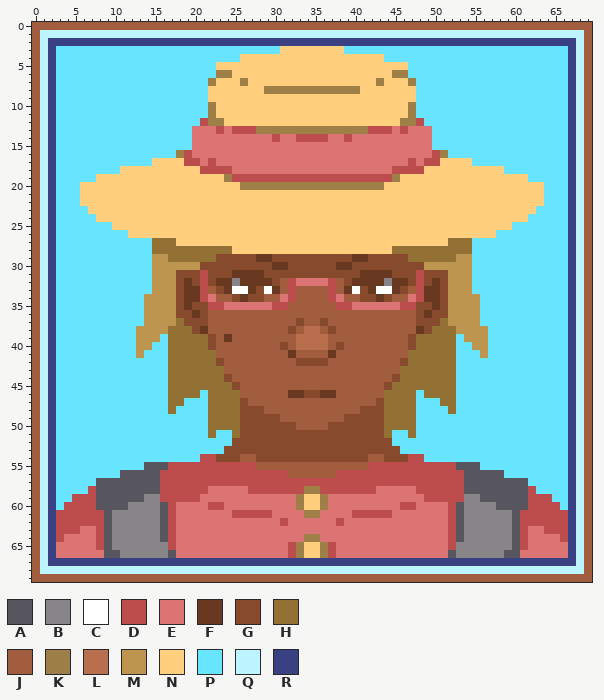
Two states of a sprite sheet, sprites/Portraits/farmer_maybe28.png. Above is the file before it was changed.
The file is 280x280 pixels, drawn in blocks of 4x4; one block is one cell here.
Palette (. is transparent): A #57555d  B #878587  C #ffffff  D #bd4c4c  E #dc7474  F #683821  G #874a2d  H #937033  J #a25d3e  K #9e7f48  L #b96f4d  M #bd954f  N #ffcf7d  P #67e5ff  Q #bcf4ff  R #3a4183
After the commit:
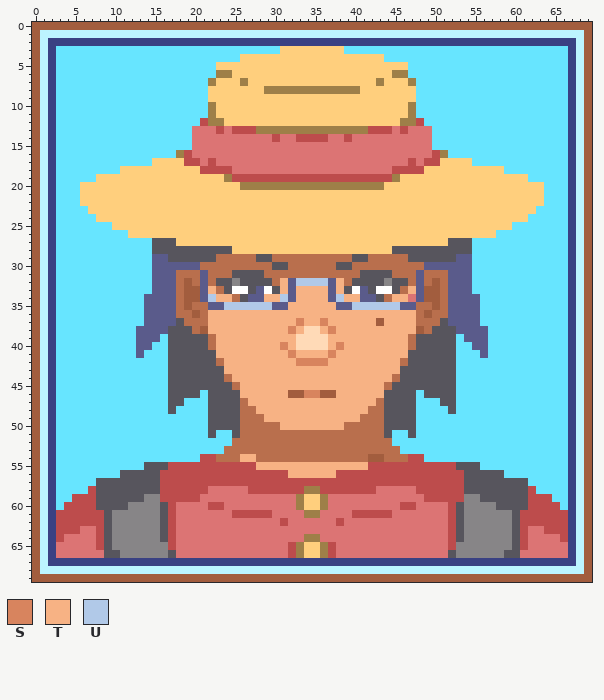
Colours new in this view: S #d8845e  T #f7b284  U #b1c9e8
Edits made:
@@ palette @@
-G #874a2d
+G #b96f4d
-L #b96f4d
+L #ffdab7
-M #bd954f
+M #5a5b8b
@@ x 13..56 @@
 26 NNNNNNNNNNNNNNNNNNNNNNNNNNNNNNNNNNNNNNNNNNNN
-27 PPHHHNNNNNNNNNNNNNNNNNNNNNNNNNNNNNNNNNNHHHPP
-28 PPHHHHHHHHHHNNNNNNNNNNNNNNNNNNNNHHHHHHHHHHPP
-29 PPMMHHHHHHGGGGGFFGGGGGGGGGGFFGGGGGHHHHHHMMPP
-30 PPMMMMMMGGGGGGGGGFFGGGGGGFFGGGGGGGGGMMMMMMPP
-31 PPMMMGGGDGGGFFFFGGGGGGGGGGGGFFFFGGGDGGGMMMPP
-32 PPMMMGFGDGFFBFFFFGJDEEEEDJGFFFFBFFGDGFGMMMPP
-33 PPMMMGFFDJGFCCFGCFJDJJJJDJFCGFCCFGJDFFGMMMPP
-34 PMMMMGFFDEJJGFGGJJEDJJJJDEJJGGFGJJEDFFGMMMMP
-35 PMMMMGFGGDDEEEEEEDDJJJJJJDDEEEEEEDDGGFGMMMMP
-36 PMMMMGGFGJJJJJJJJJJJJJJJJJJJJJJJJJJGFGGMMMMP
-37 PMMMMHGGGJJJJJJJJJJJGJJGJJJJJJJJJJJGGGHMMMMP
-38 MMMMHHHGFJJJJJJJJJJGJLLJGJJJJJJJJJJFGHHHMMMM
-39 MMMPHHHHHGJFJJJJJJJJLLLLJJJJJJJJJJGHHHHHPMMM
-40 MMPPHHHHHGJJJJJJJJGJLLLLJGJJJJJJJJGHHHHHPPMM
-41 MPPPHHHHHHJJJJJJJJJFJJJJFJJJJJJJJJHHHHHHPPPM
-42 PPPPHHHHHHGJJJJJJJJJGGGGJJJJJJJJJGHHHHHHPPPP
-43 PPPPHHHHHHHJJJJJJJJJJJJJJJJJJJJJJHHHHHHHPPPP
-44 PPPPHHHHHHHGJJJJJJJJJJJJJJJJJJJJGHHHHHHHPPPP
-45 PPPPHHHHHHHHGJJJJJJJJJJJJJJJJJJGHHHHHHHHPPPP
-46 PPPPHHHHPHHHHJJJJJJFFGGFFJJJJJJHHHHPHHHHPPPP
-47 PPPPHHPPPHHHHGJJJJJJJJJJJJJJJJGHHHHPPPHHPPPP
-48 PPPPHPPPPHHHHGGGJJJJJJJJJJJJGGGHHHHPPPPHPPPP
-49 PPPPPPPPPHHHHGGGGGJJJJJJJJGGGGGHHHHPPPPPPPPP
-50 PPPPPPPPPHHHHGGGGGGGJJJJGGGGGGGHHHHPPPPPPPPP
-51 PPPPPPPPPHPPHGGGGGGGGGGGGGGGGGGHPPHPPPPPPPPP
+27 PPAAANNNNNNNNNNNNNNNNNNNNNNNNNNNNNNNNNNAAAPP
+28 PPAAAAAAAAAANNNNNNNNNNNNNNNNNNNNAAAAAAAAAAPP
+29 PPMMAAAAAAGGGGGAAGGGGGGGGGGAAGGGGGAAAAAAMMPP
+30 PPMMMMMMGGGGGGGGGAAGGGGGGAAGGGGGGGGGMMMMMMPP
+31 PPMMMGGGMGGGAAAAGGGGGGGGGGGGAAAAGGGMGGGMMMPP
+32 PPMMMGJGMGAABAAAAGTMUUUUMTGAAAABAAGMGJGMMMPP
+33 PPMMMGJJMTGACCAMCATMTTTTMTACMACCAGTMJJGMMMPP
+34 PMMMMGJJMUTTGAMMTTUMTTTTMUTTMMAGTTEMJJGMMMMP
+35 PMMMMGJGGMMUUUUUUMMTTTTTTMMUUUUUUMMGGJGMMMMP
+36 PMMMMGGJGTTTTTTTTTTTTTTTTTTTTTTTTTTGJGGMMMMP
+37 PMMMMAGGGTTTTTTTTTTTSTTSTTTTTTJTTTTGGGAMMMMP
+38 MMMMAAAGJTTTTTTTTTTSTLLTSTTTTTTTTTTJGAAAMMMM
+39 MMMPAAAAAGTTTTTTTTTTLLLLTTTTTTTTTTGAAAAAPMMM
+40 MMPPAAAAAGTTTTTTTTSTLLLLTSTTTTTTTTGAAAAAPPMM
+41 MPPPAAAAAATTTTTTTTTSTTTTSTTTTTTTTTAAAAAAPPPM
+42 PPPPAAAAAAGTTTTTTTTTSSSSTTTTTTTTTGAAAAAAPPPP
+43 PPPPAAAAAAATTTTTTTTTTTTTTTTTTTTTTAAAAAAAPPPP
+44 PPPPAAAAAAAGTTTTTTTTTTTTTTTTTTTTGAAAAAAAPPPP
+45 PPPPAAAAAAAAGTTTTTTTTTTTTTTTTTTGAAAAAAAAPPPP
+46 PPPPAAAAPAAAATTTTTTJJSSJJTTTTTTAAAAPAAAAPPPP
+47 PPPPAAPPPAAAAGTTTTTTTTTTTTTTTTGAAAAPPPAAPPPP
+48 PPPPAPPPPAAAAGGTTTTTTTTTTTTTTGGAAAAPPPPAPPPP
+49 PPPPPPPPPAAAAGGGTTTTTTTTTTTTGGGAAAAPPPPPPPPP
+50 PPPPPPPPPAAAAGGGGGTTTTTTTTGGGGGAAAAPPPPPPPPP
+51 PPPPPPPPPAPPAGGGGGGGGGGGGGGGGGGAPPAPPPPPPPPP
 52 PPPPPPPPPPPPGGGGGGGGGGGGGGGGGGGGPPPPPPPPPPPP
 53 PPPPPPPPPPPGGGGGGGGGGGGGGGGGGGGGGPPPPPPPPPPP
-54 PPPPPPPPDDGGGJJGGGGGGGGGGGGGGJJGGGDDPPPPPPPP
-55 PAAADDDDDDDDDDDJJJJJJJJJJJJJJDDDDDDDDDDDAAAP
-56 AAADDDDDDDDDDDDDDDDJJJJJJDDDDDDDDDDDDDDDDAAA
+54 PPPPPPPPDDGGGTTGGGGGGGGGGGGGGJJGGGDDPPPPPPPP
+55 PAAADDDDDDDDDDDTTTTTTTTTTTTTTDDDDDDDDDDDAAAP
+56 AAADDDDDDDDDDDDDDDDTTTTTTDDDDDDDDDDDDDDDDAAA
 57 AAADDDDDDDDDDDDDDDDDDDDDDDDDDDDDDDDDDDDDDAAA
Changed places in both pictures, as pixel boxes (x1, y1, x2, y2):
changed: (136, 238, 488, 478)
